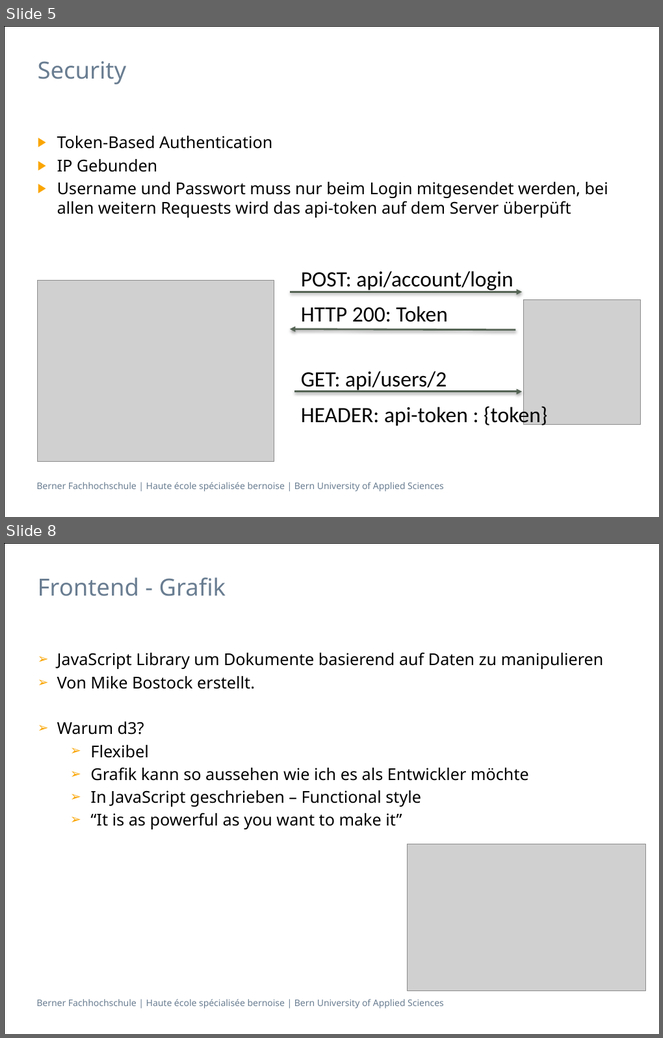
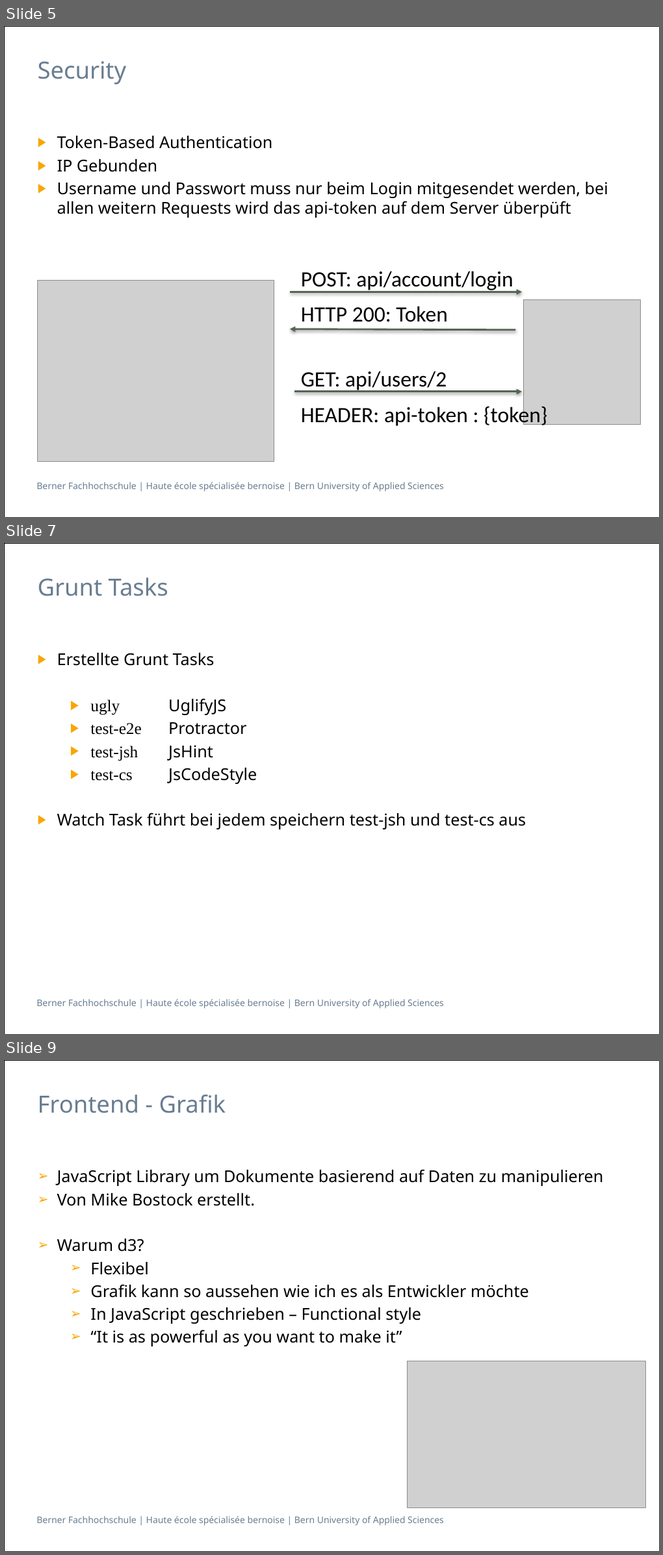
Before and after one commit to Franklin89/Zeiterfassung, a slide deck: Presentation/Präsentation Integrationsprojekt.pptx. Shown one above the other, each under a label of ours: slides 5 and 8 before the commit, slides 5, 7 and 9 after it; the slides between them are not shown. The pictures are 663x1038 and 663x1555 pixels, drawn with LibreOffice and Linux fonts; fonts in the diff are those of the drawing; grey boxes stand for pictures. Boxes give left, top, right and bottom in pixels: in the first picture for what was removed or moved away, otherwise in the second. Text is boxed around its words. In the diff, an @@ line names an element or a change of style, - is before the commit and + after.

Commit message:
Added Grunt Tasks, Testing

```diff
--- a/Presentation/Präsentation Integrationsprojekt.pptx
+++ b/Presentation/Präsentation Integrationsprojekt.pptx
@@ slide 7 added at bbox=[4, 543, 659, 1034], background #FFFFFF; not listed: 2 template elements that a slide beside it also shows @@
@@ title added at bbox=[38, 577, 168, 596], 26 pt, text #697D91 @@
+Grunt Tasks
@@ text added at bbox=[57, 653, 526, 830], 18 pt, text #000000 @@
+▶ Erstellte Grunt Tasks
+  ▶ ugly UglifyJS
+  ▶ test-e2e Protractor
+  ▶ test-jsh JsHint
+  ▶ test-cs JsCodeStyle
+▶ Watch Task führt bei jedem speichern test-jsh und test-cs aus
@@ what was slide 8 is now slide 9 @@
```
Also in this commit, not shown: 1 slide changed, 1 other slide added, 1 slide removed.
